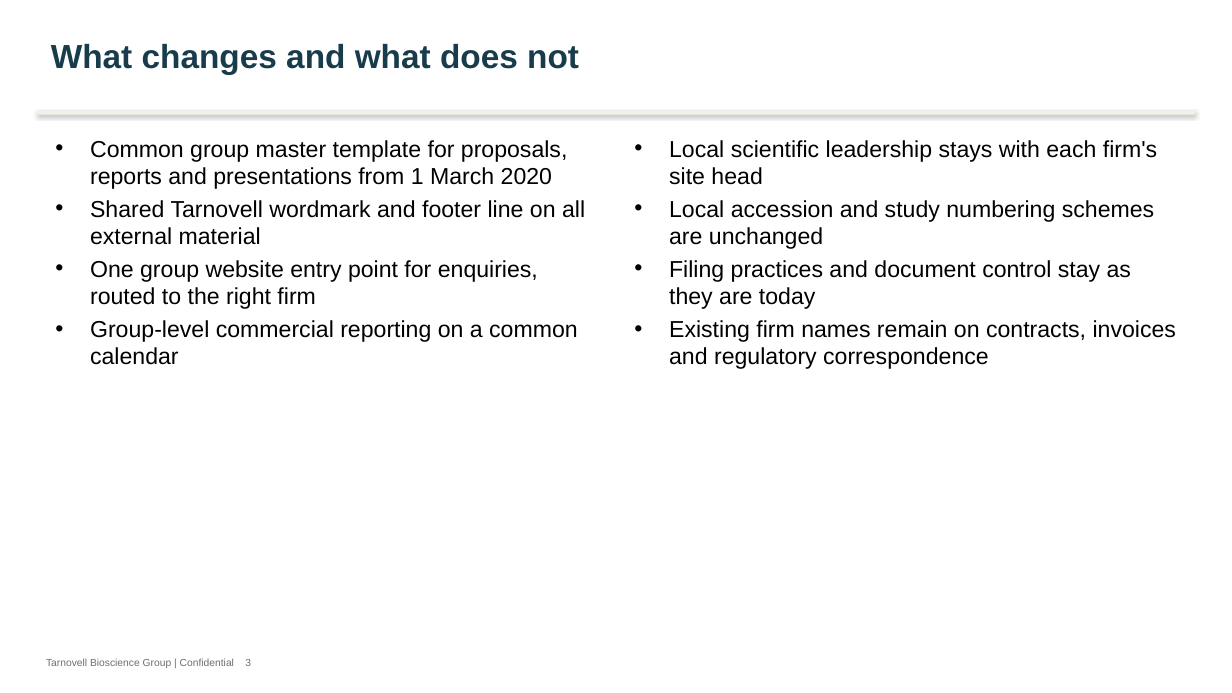
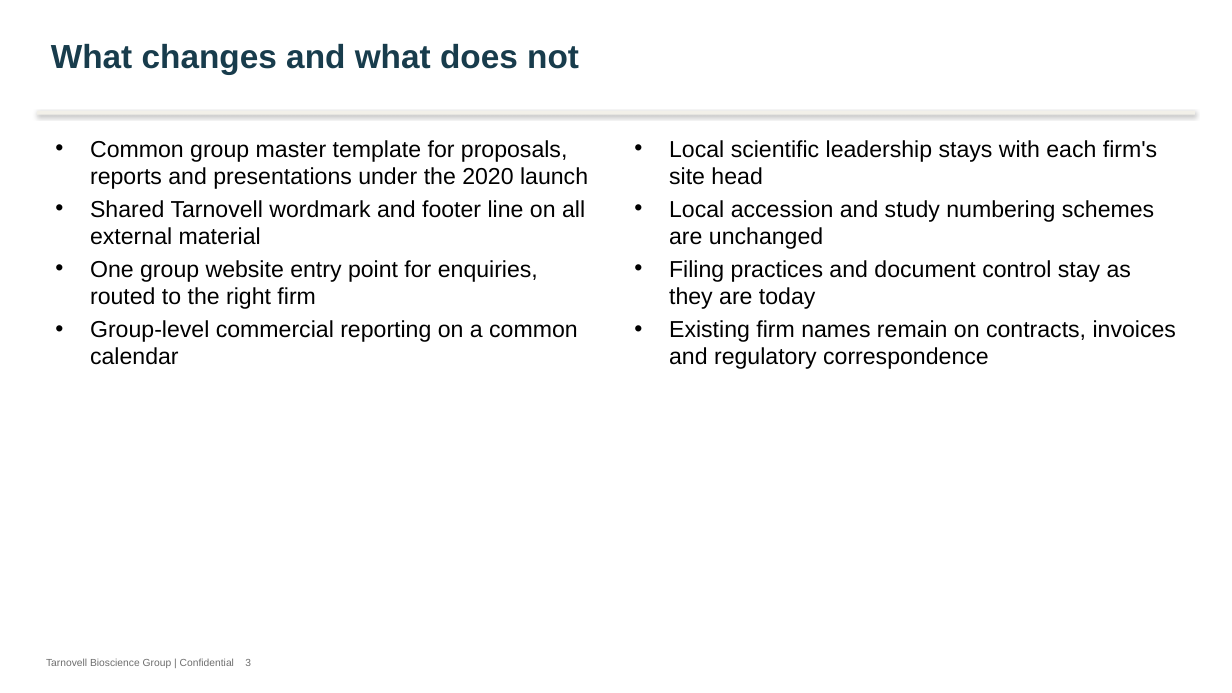
Before and after one commit to 60xAI/portco-mock-dataset, a slide deck: slide 3 of output/archive/Tarnovell_Group/Brand/Launch/2020/Tarnovell_Group_Brand_Launch_2020-02.pptx. Drawn at 1232x693 pixels with LibreOffice and Linux fonts; fonts in the diff are those of the drawing. Boxes give left, top, right and bottom in pixels: in the first picture for what was removed or moved away, otherwise in the second. Text is boxed around its words. In the diff, an @@ line names an element or a change of style, - is before the commit and + after.

```diff
--- a/output/archive/Tarnovell_Group/Brand/Launch/2020/Tarnovell_Group_Brand_Launch_2020-02.pptx
+++ b/output/archive/Tarnovell_Group/Brand/Launch/2020/Tarnovell_Group_Brand_Launch_2020-02.pptx
@@ text at [90, 140, 588, 189]: text changed @@
-• Common group master template for proposals, reports and presentations from 1 March 2020
+• Common group master template for proposals, reports and presentations under the 2020 launch
```
Also in this commit, not shown: 4 other slides changed, 1 other file.
